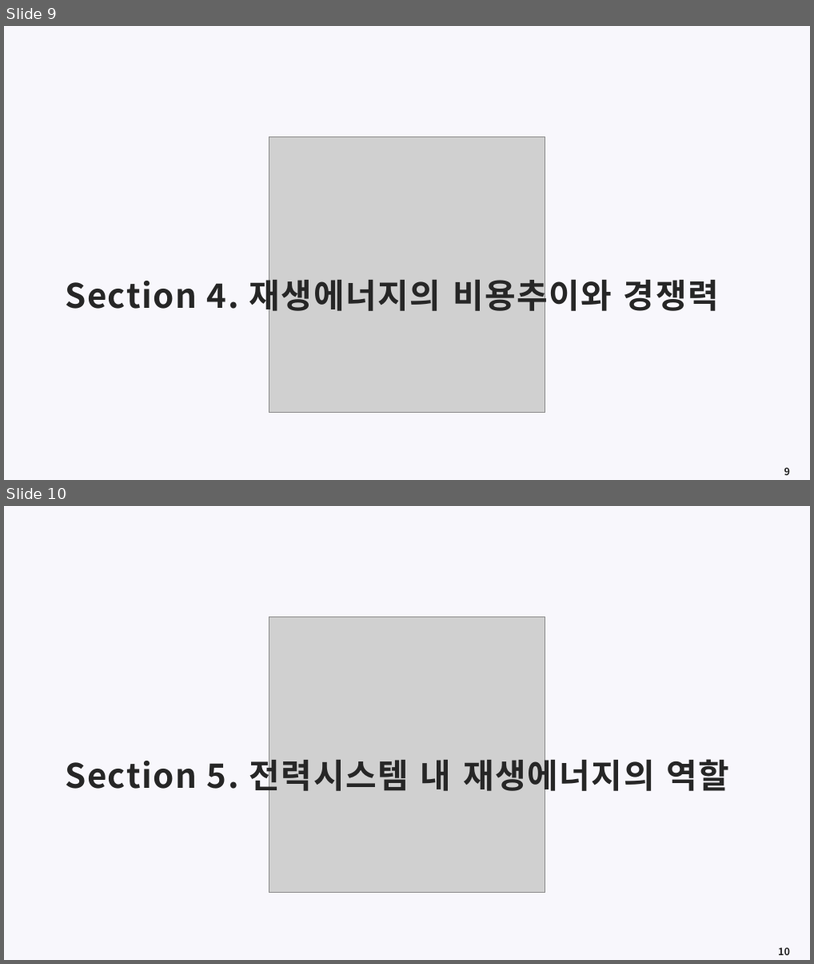
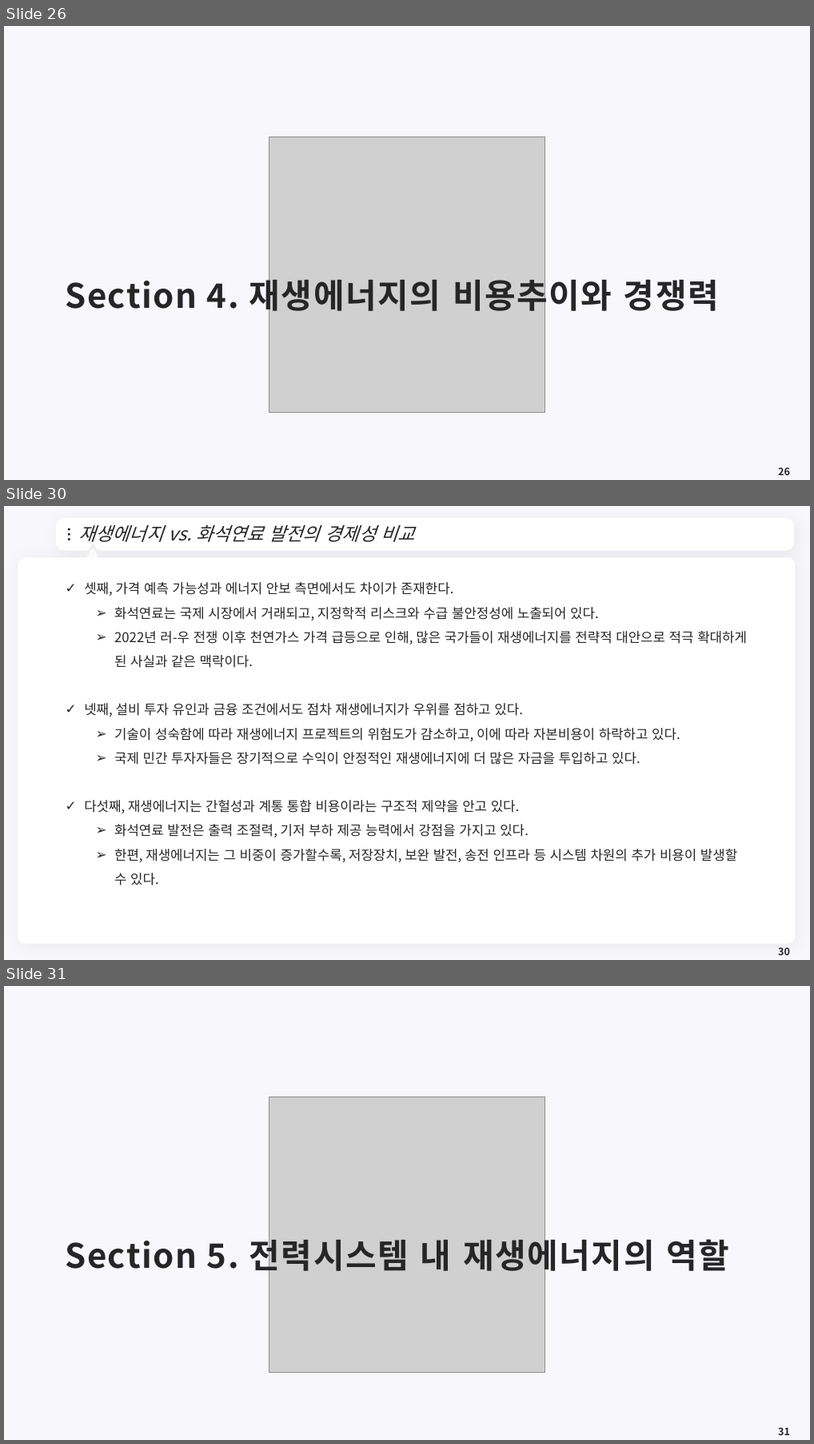
Before and after one commit to meandthey/Teaching, a slide deck: 에너지경제학/자원에너지경제학_Chapter_6 (재생에너지).pptx. Shown one above the other, each under a label of ours: slides 9 and 10 before the commit, slides 26, 30 and 31 after it; the slides between them are not shown. The pictures are 814x964 and 814x1444 pixels, drawn with LibreOffice and Linux fonts; fonts in the diff are those of the drawing; grey boxes stand for pictures; background and template pictures are left out. Boxes give left, top, right and bottom in pixels: in the first picture for what was removed or moved away, otherwise in the second. Text is boxed around its words. In the diff, an @@ line names an element or a change of style, - is before the commit and + after.

```diff
--- a/에너지경제학/자원에너지경제학_Chapter_6 (재생에너지).pptx
+++ b/에너지경제학/자원에너지경제학_Chapter_6 (재생에너지).pptx
@@ slide 30 added at (x1=4, y1=506, x2=810, y2=960), background #F8F7FC @@
@@ freeform shape added at (x1=59, y1=521, x2=792, y2=548), fill #FFFFFF, outline #FFFFFF 7.25 pt @@
@@ ellipse added at (x1=68, y1=528, x2=70, y2=531), fill #262626 @@
@@ title added at (x1=78, y1=525, x2=415, y2=542), 22 pt, text #262626, italic @@
+재생에너지 vs. 화석연료 발전의 경제성 비교
@@ ellipse added at (x1=68, y1=533, x2=70, y2=536), fill #262626 @@
@@ ellipse added at (x1=68, y1=538, x2=70, y2=540), fill #262626 @@
@@ triangle added at (x1=86, y1=550, x2=99, y2=562), fill #FFFFFF, outline #FFFFFF 3.75 pt @@
@@ freeform shape added at (x1=775, y1=530, x2=782, y2=540), fill #FFFFFF @@
@@ rounded rectangle added at (x1=18, y1=557, x2=796, y2=944), fill #FFFFFF @@
@@ text added at (x1=84, y1=582, x2=747, y2=885), 16 pt, text #262626 @@
+  ✓ 셋째, 가격 예측 가능성과 에너지 안보 측면에서도 차이가 존재한다.
+    ➢ 화석연료는 국제 시장에서 거래되고, 지정학적 리스크와 수급 불안정성에 노출되어 있다.
+    ➢ 2022년 러-우 전쟁 이후 천연가스 가격 급등으로 인해, 많은 국가들이 재생에너지를 전략적 대안으로 적극 확대하게 된 사실과 같은 맥락이다.
+  ✓ 넷째, 설비 투자 유인과 금융 조건에서도 점차 재생에너지가 우위를 점하고 있다.
+    ➢ 기술이 성숙함에 따라 재생에너지 프로젝트의 위험도가 감소하고, 이에 따라 자본비용이 하락하고 있다.
+    ➢ 국제 민간 투자자들은 장기적으로 수익이 안정적인 재생에너지에 더 많은 자금을 투입하고 있다.
+  ✓ 다섯째, 재생에너지는 간헐성과 계통 통합 비용이라는 구조적 제약을 안고 있다.
+    ➢ 화석연료 발전은 출력 조절력, 기저 부하 제공 능력에서 강점을 가지고 있다.
+    ➢ 한편, 재생에너지는 그 비중이 증가할수록, 저장장치, 보완 발전, 송전 인프라 등 시스템 차원의 추가 비용이 발생할 수 있다.
@@ page number added at (x1=778, y1=947, x2=790, y2=955), 12 pt, text #262626, bold @@
+30
@@ what was slide 9 is now slide 26 @@
@@ page number at (x1=778, y1=467, x2=790, y2=475): text changed @@
-9
+26
@@ what was slide 10 is now slide 31 @@
@@ page number at (x1=778, y1=1427, x2=790, y2=1435): text changed @@
-10
+31
```
Also in this commit, not shown: 3 slides changed, 22 other slides added.
